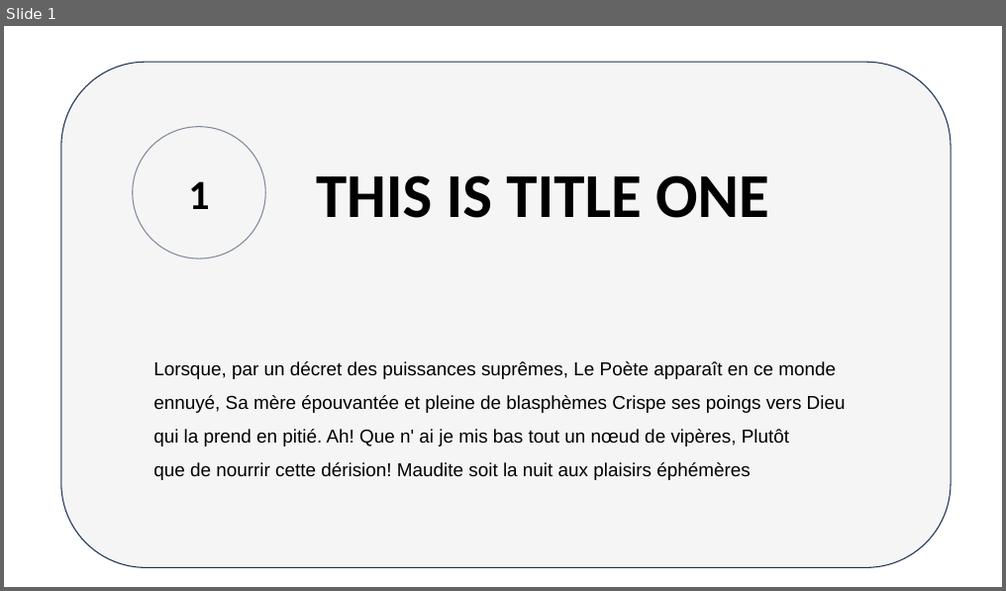
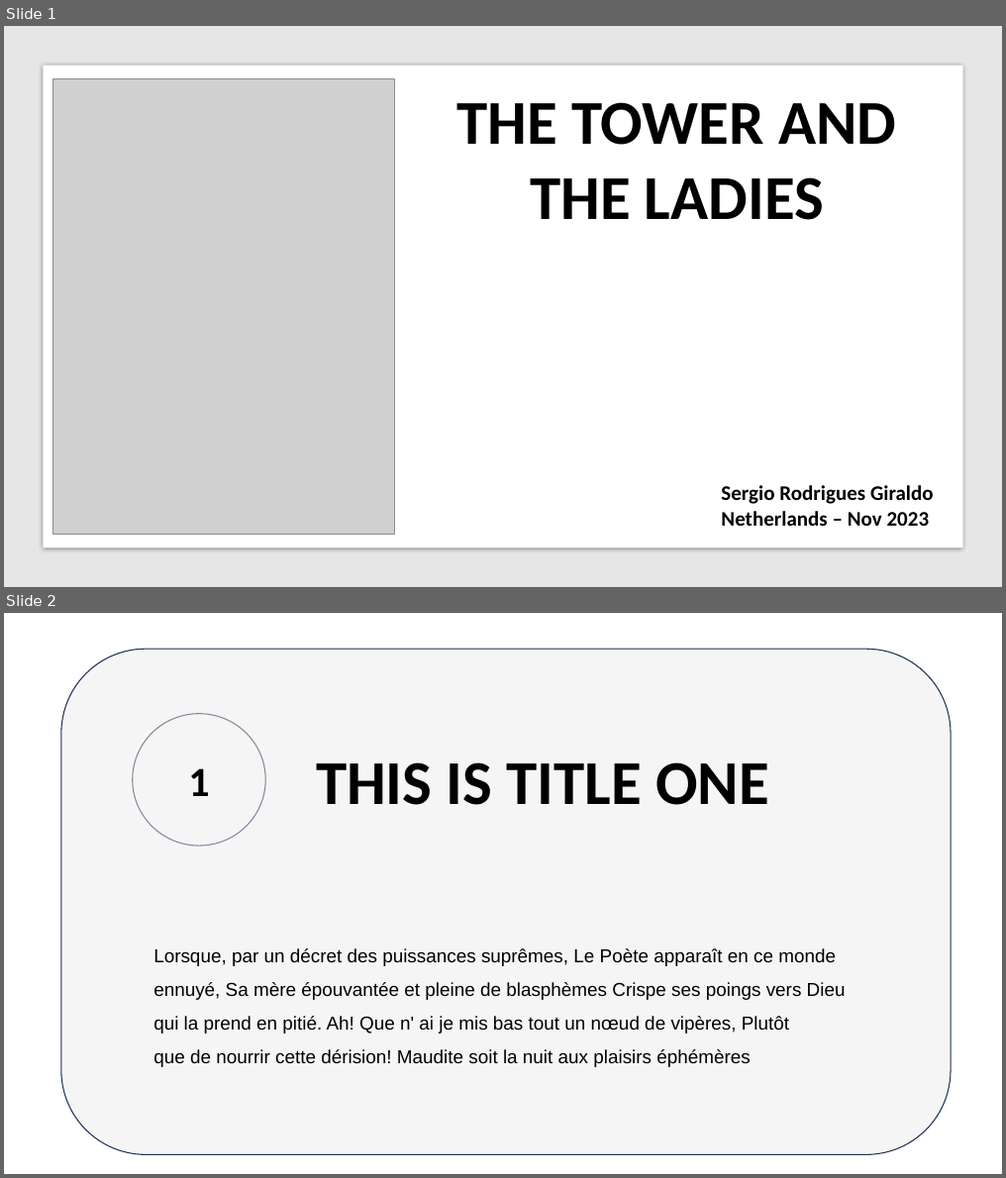
Before and after one commit to sergiorgiraldo/office, a slide deck: powerpoint/ideas14.pptx. Shown one above the other, each under a label of ours: slide 1 before the commit, slides 1 and 2 after it. The pictures are 1006x591 and 1006x1178 pixels, drawn with LibreOffice and Linux fonts; fonts in the diff are those of the drawing; grey boxes stand for pictures; background and template pictures are left out. Boxes give left, top, right and bottom in pixels: in the first picture for what was removed or moved away, otherwise in the second. Text is boxed around its words. In the diff, an @@ line names an element or a change of style, - is before the commit and + after.

Commit message:
feat(powerpoint): images in portrait ::by sergio giraldo @ 20231119T1400CET, gpg signed

```diff
--- a/powerpoint/ideas14.pptx
+++ b/powerpoint/ideas14.pptx
@@ slide 1 added at (4,26,1002,587), background #FFFFFF @@
@@ rectangle added at (4,26,1002,587), fill #E7E6E6 @@
@@ rectangle added at (43,66,963,549), fill #FFFFFF @@
@@ picture added at (53,78,395,534) @@
@@ text added at (457,102,896,220), 60 pt, text #000000, bold @@
+THE TOWER AND
+THE LADIES
@@ text added at (721,485,934,526), 20 pt, text #000000, bold @@
+Sergio Rodrigues Giraldo
+Netherlands – Nov 2023
@@ what was slide 1 is now slide 2 @@
```
Also in this commit, not shown: 1 slide changed, 1 other file.
